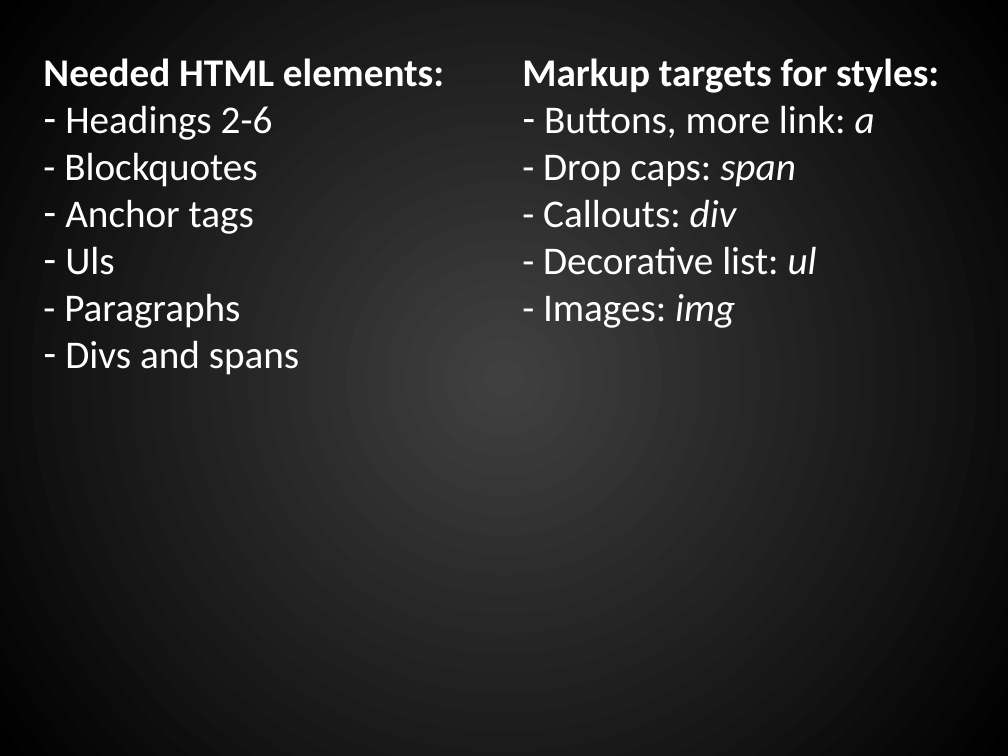
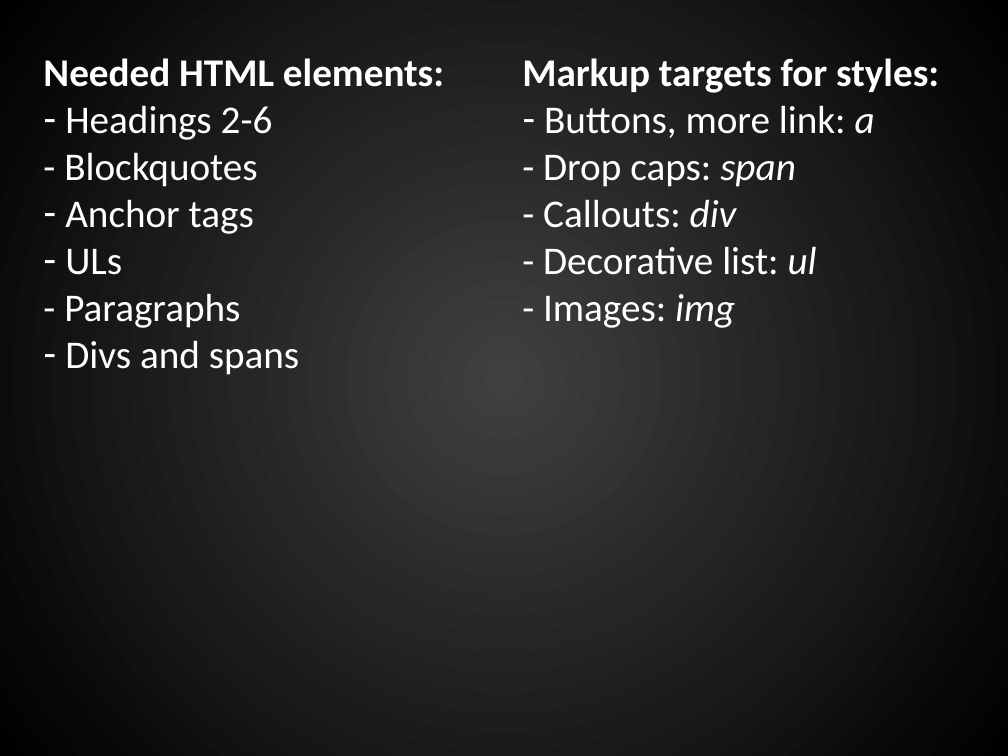
Before and after one commit to mwanberg/130410PDXDUG, a slide deck: slide 15 of 130410PDXDUG.pptx. Drawn at 1008x756 pixels with LibreOffice and Linux fonts; fonts in the diff are those of the drawing. Boxes give left, top, right and bottom in pixels: in the first picture for what was removed or moved away, otherwise in the second. Text is boxed around its words. In the diff, an @@ line names an element or a change of style, - is before the commit and + after.

```diff
--- a/130410PDXDUG.pptx
+++ b/130410PDXDUG.pptx
@@ text at <box>65,249,122,275</box>: text changed @@
-– Uls
+– ULs
```
Also in this commit, not shown: 1 other slide changed, 2 slides removed, 1 other file.
